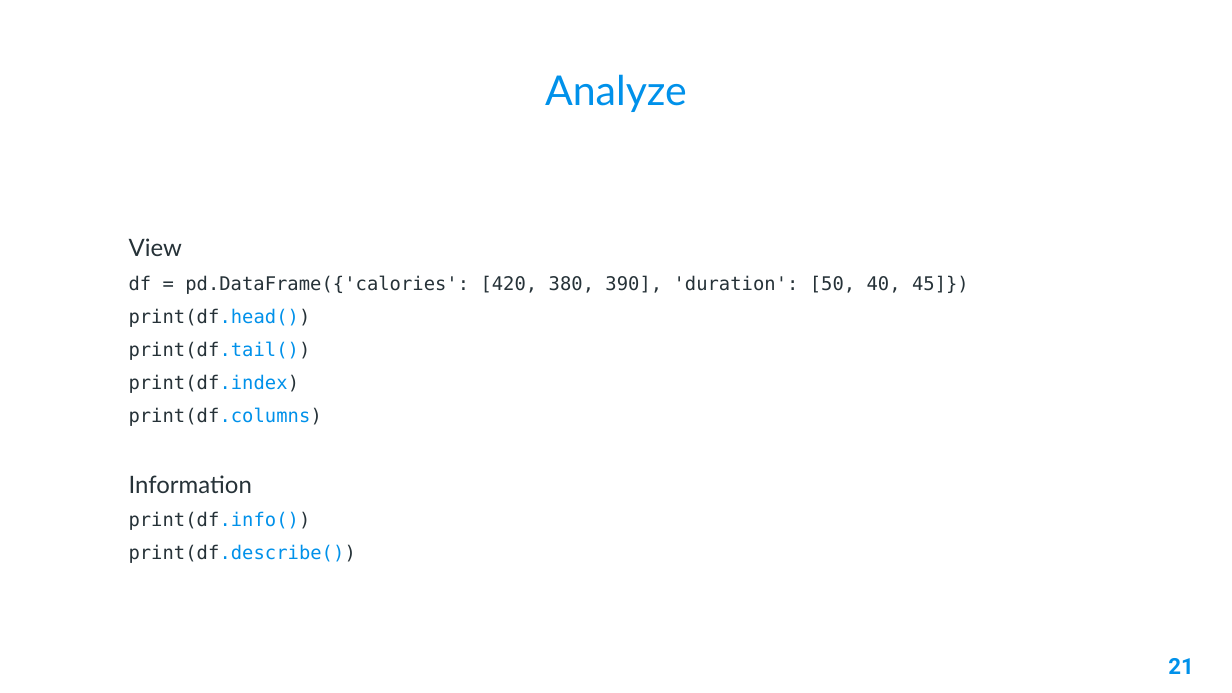
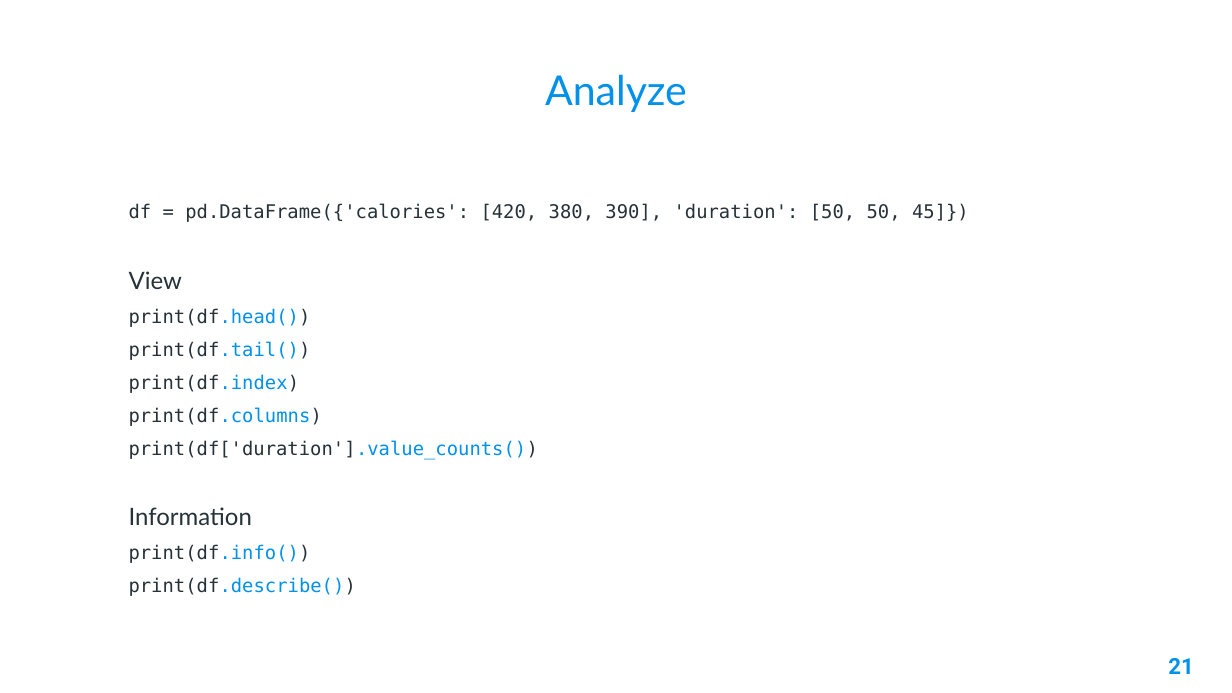
Before and after one commit to AleeRezaa/learn-python, a slide deck: slide 21 of Powerpoint/2 Data Science.pptx. Drawn at 1232x693 pixels with LibreOffice and Linux fonts; fonts in the diff are those of the drawing; background and template pictures are left out. Boxes give left, top, right and bottom in pixels: in the first picture for what was removed or moved away, otherwise in the second. Text is boxed around its words. In the diff, an @@ line names an element or a change of style, - is before the commit and + after.

```diff
--- a/Powerpoint/2 Data Science.pptx
+++ b/Powerpoint/2 Data Science.pptx
@@ text at (x1=129, y1=203, x2=969, y2=222): paragraph added @@
+df = pd.DataFrame({'calories': [420, 380, 390], 'duration': [50, 50, 45]})
@@ text at (x1=129, y1=275, x2=969, y2=294): paragraph removed @@
-df = pd.DataFrame({'calories': [420, 380, 390], 'duration': [50, 40, 45]})
@@ text at (x1=129, y1=440, x2=538, y2=460): paragraph added @@
+print(df['duration'].value_counts())
```
Also in this commit, not shown: 1 slide added, 2 other files.
